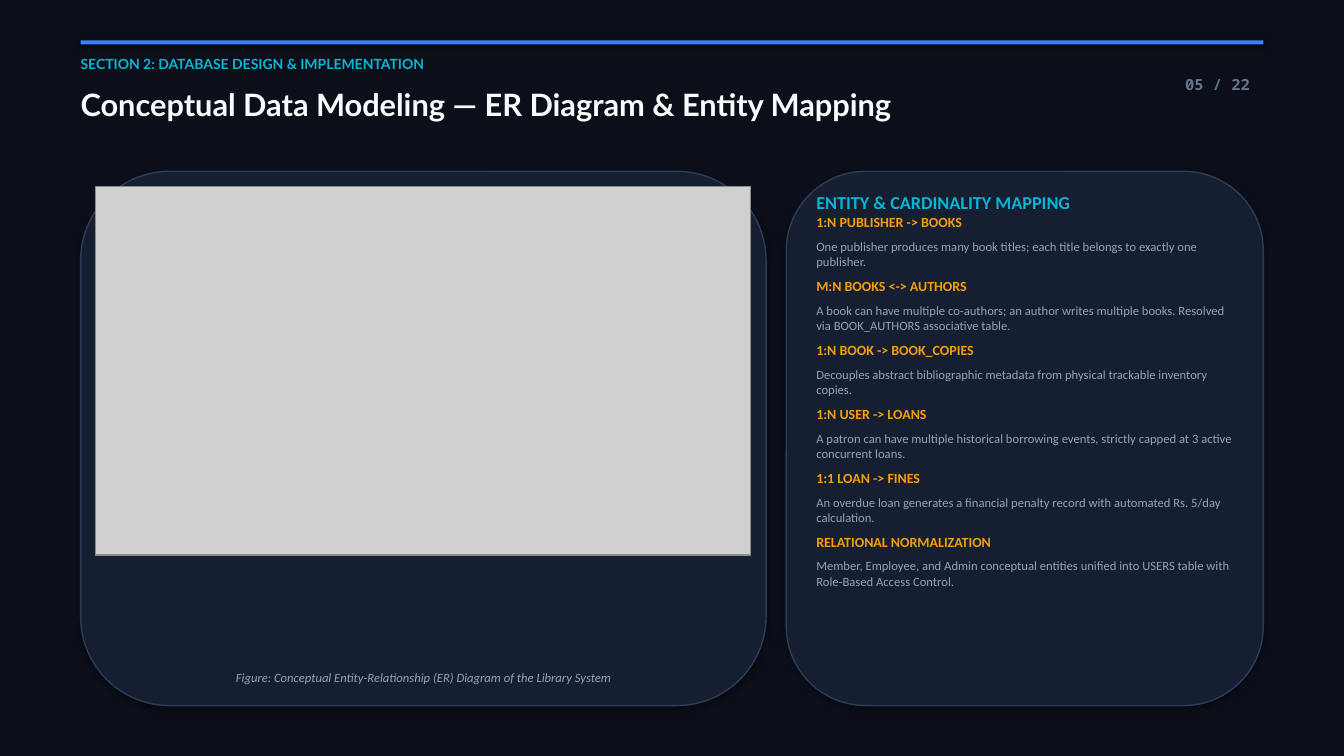
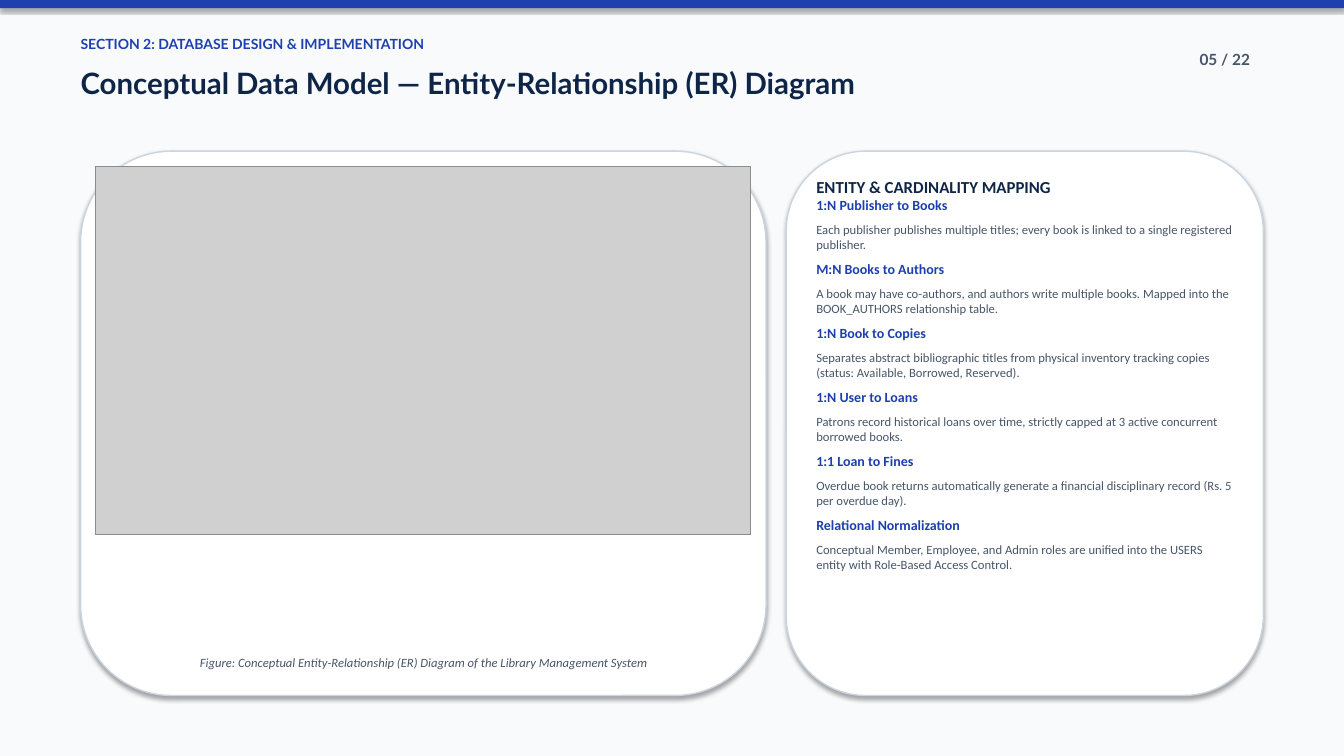
Before and after one commit to Karthi16-png/LIBRARAY-MANAGEMENT-SYSTEM, a slide deck: slide 5 of VITCC_Library_Management_System_Presentation.pptx. Drawn at 1344x756 pixels with LibreOffice and Linux fonts; fonts in the diff are those of the drawing; grey boxes stand for pictures. Boxes give left, top, right and bottom in pixels: in the first picture for what was removed or moved away, otherwise in the second. Text is boxed around its words. In the diff, an @@ line names an element or a change of style, - is before the commit and + after.

Commit message:
style: redesign presentation with clean professional college student academic styling

```diff
--- a/VITCC_Library_Management_System_Presentation.pptx
+++ b/VITCC_Library_Management_System_Presentation.pptx
@@ rectangle at bbox=[0, 0, 1344, 756]: fill #0B0F19 to #F8FAFC @@
@@ rectangle: place and size @@
-rectangle at bbox=[81, 40, 1263, 44]
+rectangle at bbox=[0, 0, 1344, 8]
@@ rectangle at bbox=[0, 0, 1344, 8]: fill #3B82F6 to #1E40AF @@
@@ text "SECTION 2: DATABASE DESIGN & ...": place and size @@
-text "SECTION 2: DATABASE DESIGN & ..." at bbox=[81, 59, 424, 69]
+text "SECTION 2: DATABASE DESIGN & ..." at bbox=[81, 38, 424, 49]
@@ text "SECTION 2: DATABASE DESIGN & ..." at bbox=[81, 38, 424, 49]: text colour #06B6D4 to #1E40AF @@
@@ text "05 / 22": place and size @@
-text "05 / 22" at bbox=[1185, 79, 1250, 90]
+text "05 / 22" at bbox=[1200, 54, 1250, 65]
@@ text "05 / 22" at bbox=[1200, 54, 1250, 65]: font Noto Sans Mono to Lato, text colour #64748B to #475569 @@
@@ text at bbox=[81, 71, 855, 100]: text changed; size 22 to 21 pt; text colour #F8FAFC to #0F2547 @@
-Conceptual Data Modeling — ER Diagram & Entity Mapping
+Conceptual Data Model — Entity-Relationship (ER) Diagram
@@ rounded rectangle: place and size @@
-rounded rectangle at bbox=[81, 171, 766, 706]
+rounded rectangle at bbox=[81, 151, 766, 696]
@@ rounded rectangle at bbox=[81, 151, 766, 696]: fill #161E31 to #FFFFFF; outline #2D3C5A 1 pt to #CBD5E1 1 pt @@
@@ picture: place and size @@
-picture at bbox=[96, 187, 751, 556]
+picture at bbox=[96, 166, 751, 535]
@@ rounded rectangle at bbox=[786, 151, 1263, 696]: fill #161E31 to #FFFFFF; outline #2D3C5A 1 pt to #CBD5E1 1 pt @@
@@ rounded rectangle: place and size @@
-rounded rectangle at bbox=[786, 171, 1263, 706]
+rounded rectangle at bbox=[786, 151, 1263, 696]
@@ text "ENTITY & CARDINALITY MAPPING": place and size @@
-text "ENTITY & CARDINALITY MAPPING" at bbox=[816, 197, 1231, 586]
+text "ENTITY & CARDINALITY MAPPING" at bbox=[816, 182, 1232, 571]
@@ text at bbox=[816, 200, 1232, 571]: text changed; text colour #94A3B8 to #475569 @@
-1:N PUBLISHER -> BOOKS
-One publisher produces many book titles; each title belongs to exactly one publisher.
-M:N BOOKS <-> AUTHORS
-A book can have multiple co-authors; an author writes multiple books. Resolved via BOOK_AUTHORS associative table.
-1:N BOOK -> BOOK_COPIES
-Decouples abstract bibliographic metadata from physical trackable inventory copies.
-1:N USER -> LOANS
-A patron can have multiple historical borrowing events, strictly capped at 3 active concurrent loans.
-1:1 LOAN -> FINES
-An overdue loan generates a financial penalty record with automated Rs. 5/day calculation.
-RELATIONAL NORMALIZATION
-Member, Employee, and Admin conceptual entities unified into USERS table with Role-Based Access Control.
+1:N Publisher to Books
+Each publisher publishes multiple titles; every book is linked to a single registered publisher.
+M:N Books to Authors
+A book may have co-authors, and authors write multiple books. Mapped into the BOOK_AUTHORS relationship table.
+1:N Book to Copies
+Separates abstract bibliographic titles from physical inventory tracking copies (status: Available, Borrowed, Reserved).
+1:N User to Loans
+Patrons record historical loans over time, strictly capped at 3 active concurrent borrowed books.
+1:1 Loan to Fines
+Overdue book returns automatically generate a financial disciplinary record (Rs. 5 per overdue day).
+Relational Normalization
+Conceptual Member, Employee, and Admin roles are unified into the USERS entity with Role-Based Access Control.
@@ text at bbox=[816, 182, 1051, 193]: size 13 to 12 pt, text colour #06B6D4 to #0F2547 in "ENTITY & CARDINALITY MAPPING" @@
@@ text at bbox=[200, 658, 647, 669]: text changed; text colour #94A3B8 to #475569 @@
-Figure: Conceptual Entity-Relationship (ER) Diagram of the Library System
+Figure: Conceptual Entity-Relationship (ER) Diagram of the Library Management System
```
Also in this commit, not shown: 21 other slides changed, 1 other file.
